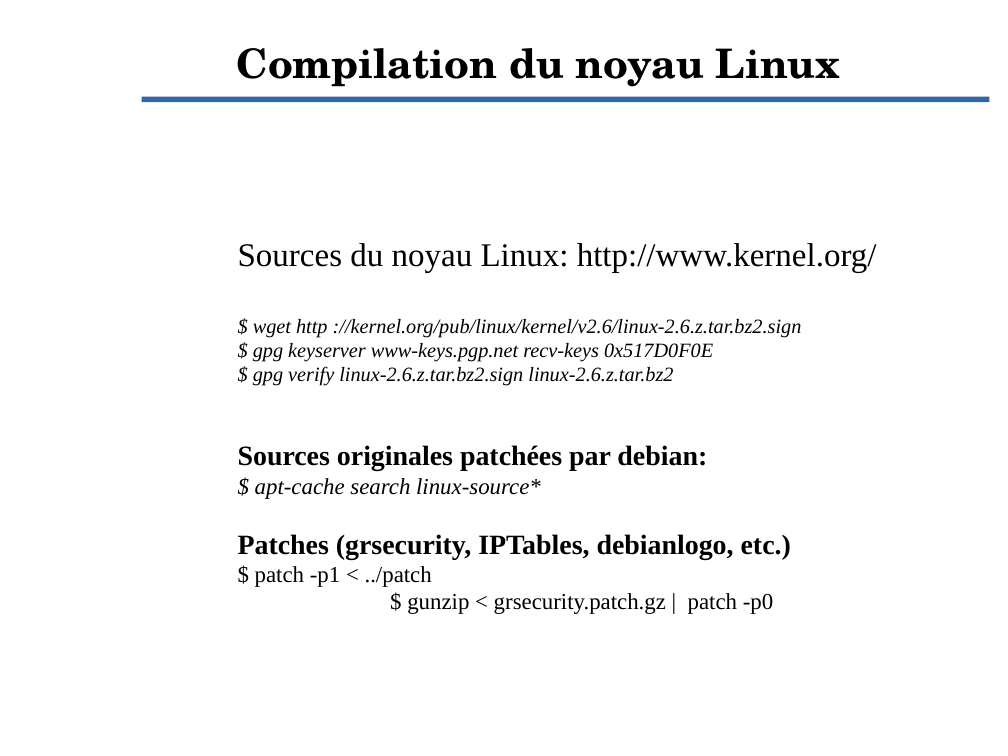
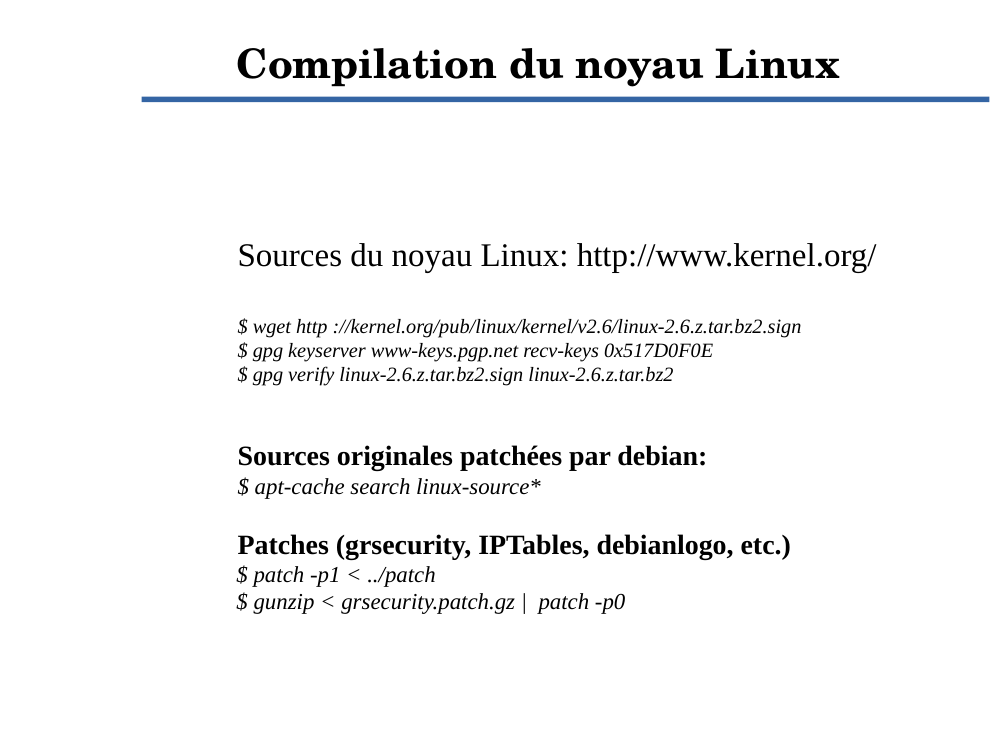
Before and after one commit to Evolix/evoformations, a slide deck: slide 44 of slides/Linux-and-Debian.odp (slide 43 before the commit). Drawn at 1008x756 pixels with LibreOffice and Linux fonts; fonts in the diff are those of the drawing; background and template pictures are left out. Boxes give left, top, right and bottom in pixels: in the first picture for what was removed or moved away, otherwise in the second. Text is boxed around its words. In the diff, an @@ line names an element or a change of style, - is before the commit and + after.

```diff
--- a/slides/Linux-and-Debian.odp
+++ b/slides/Linux-and-Debian.odp
@@ subtitle at bbox=[254, 566, 625, 614]: italic on in "$ patch -p1 < ../patch", "$ gunzip < grsecurity.patch.gz | patch -p0"; indent changed; alignment centre to left @@
```
Also in this commit, not shown: 6 other slides changed, 1 slide added, 4 other files.
